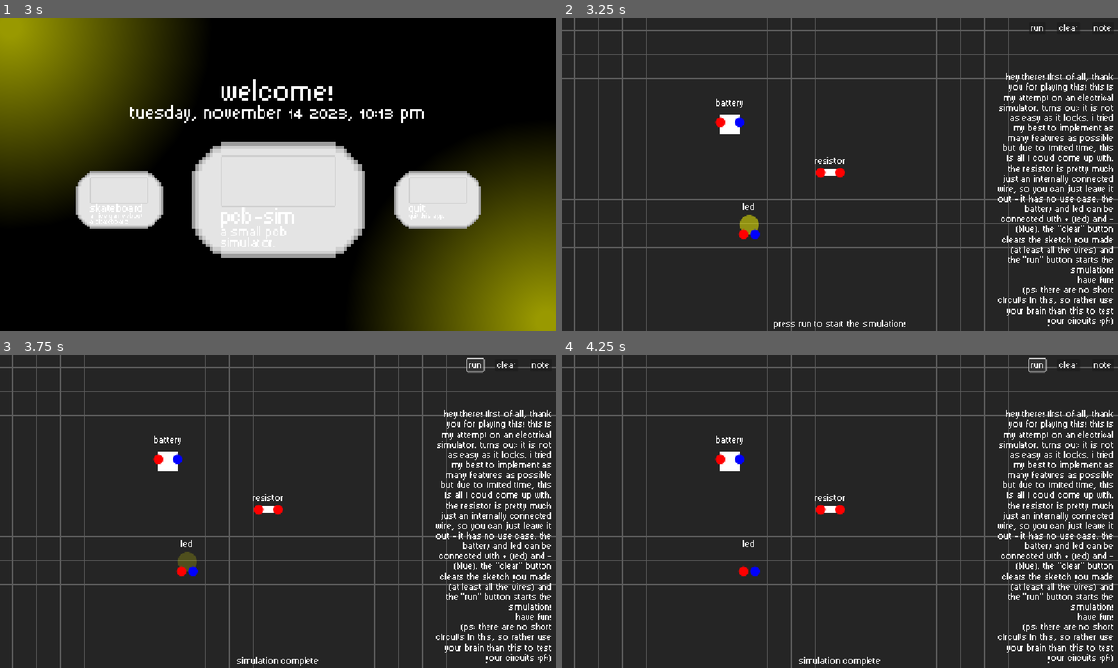
Above: before the commit, frames 1-4 (two rows, left to right).
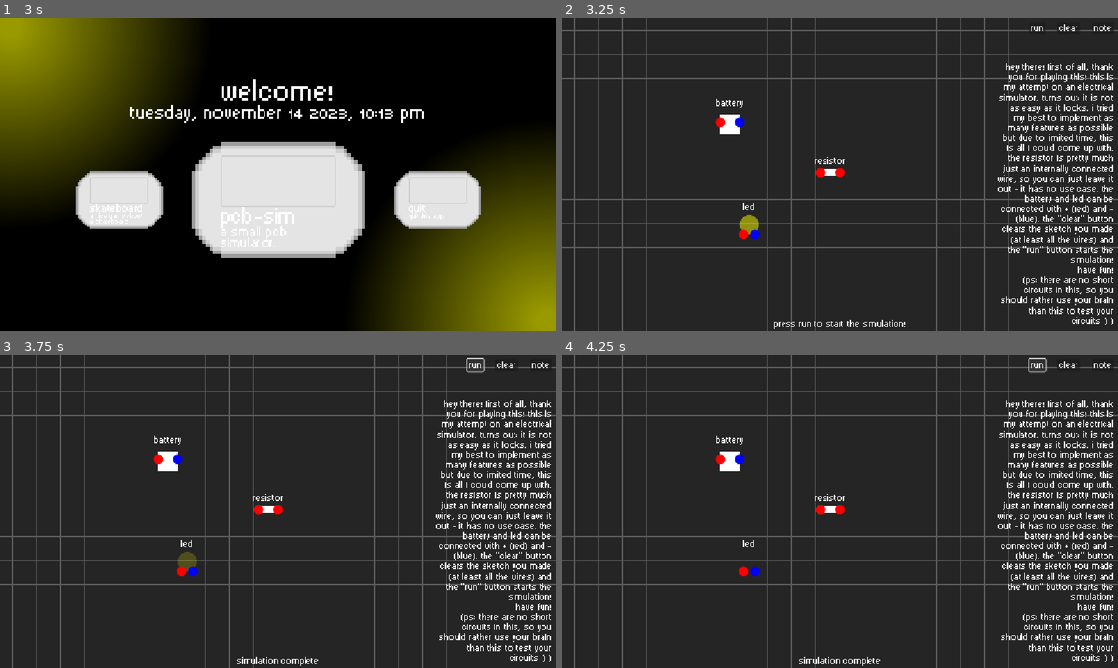
Above: after the commit, the same moments.

Repository: RafaeloxMC/giftbox
Game: Godot game, scene res://scenes/ui/loading.tscn
Same seed, same stepped clock (60 frames per second), same inputs: the game is played once before the commit and once after it.
Inputs (mouse positions are in pixels of both pictures, inside the frame that each line leads up to):
- Up to frame 1 (3 s): tap Enter (ui_accept) at 0.5, 0.77, 1.25, 1.52, 2 s; hold Right (ui_right) 0.53-2.03 s; click (278, 174) at 0.6 s; move the mouse to (166, 190) at 1.27 s; tap Alt at 1.35 s; move the mouse to (333, 105) at 2.02 s; hold Left (ui_left) 2.03-2.78 s; tap Shift at 2.1 s; move the mouse to (278, 199) at 2.77 s; hold Right (ui_right) from 2.78 s (still down); click (278, 199) at 2.85 s
- Up to frame 2 (3.25 s): keep holding Right (ui_right); tap Enter (ui_accept) at 3.02 s
- Up to frame 3 (3.75 s): release Right (ui_right) at 3.5 s; click "Run" at 3.5 s
- Up to frame 4 (4.25 s): no input

Frame 1 is identical in both runs. In frame 2, 3.8% of the frame differs, in the area x 78-100%, y 14-99%; in frame 3, 3.8%; in frame 4, 3.8%.

Commit message:
Update pcb ui text

Diff:
--- a/scenes/pcb.tscn
+++ b/scenes/pcb.tscn
@@ -130,7 +130,7 @@
 theme = ExtResource("1_efhn6")
 text = "Hey there! First of all, thank you for playing this! This is my attempt on an electrical simulator. Turns out:  …(444 unchanged characters)…
 have fun!
-(PS: there are no short circuits in this, so rather use your brain than this to test your circuits :pf:)"
+(PS: there are no short circuits in this, so you should rather use your brain than this to test your circuits :) )"
 horizontal_alignment = 2
 vertical_alignment = 2
 autowrap_mode = 3
